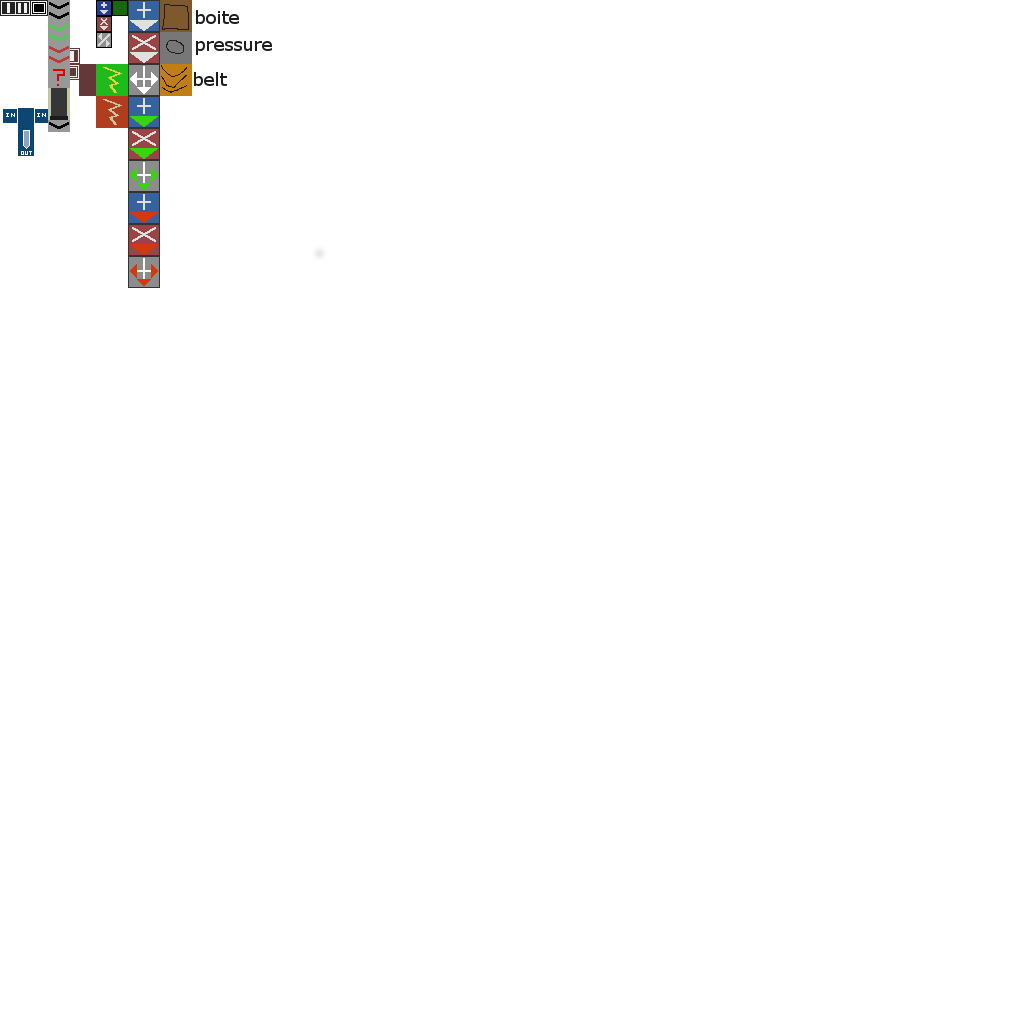
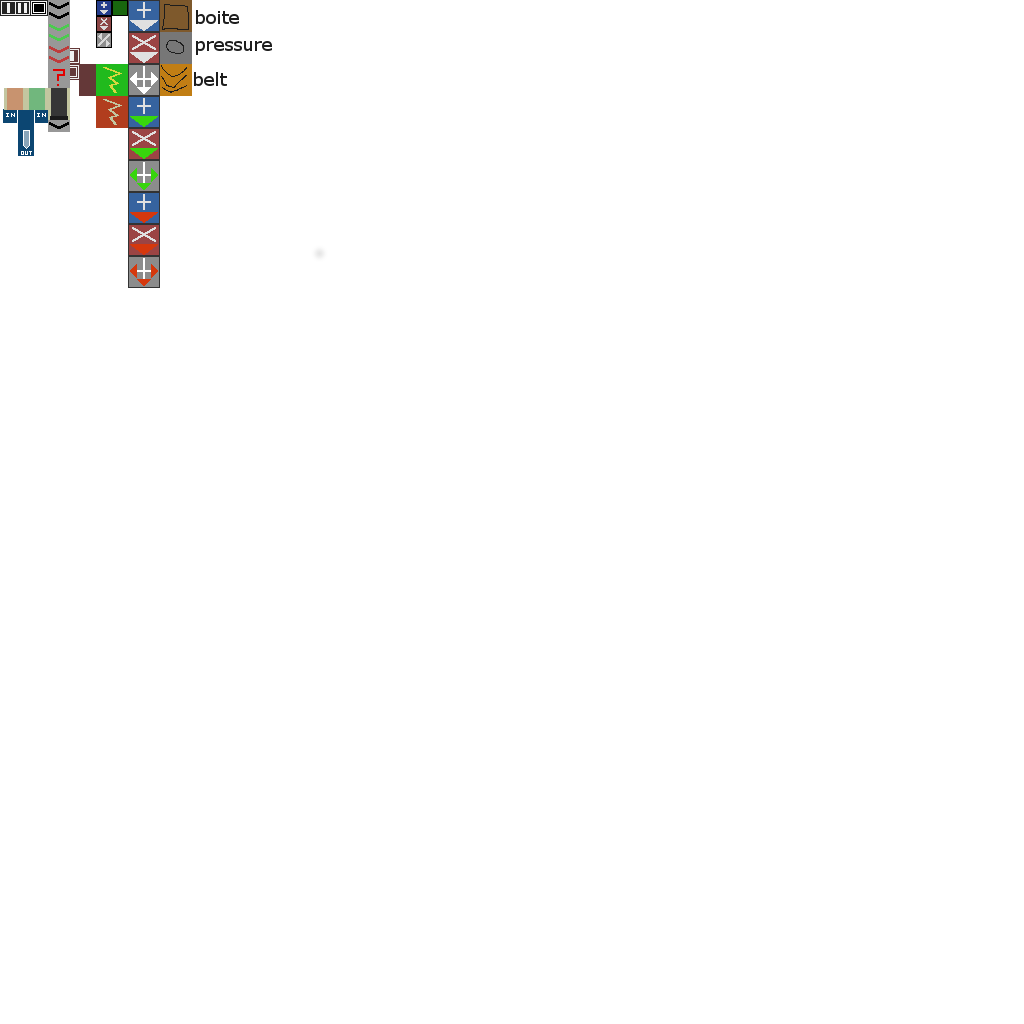
Layered file, before and after one edit (1024 × 1024). Changes by layer:
painted on "Big wires" over [4, 88, 48, 110]
